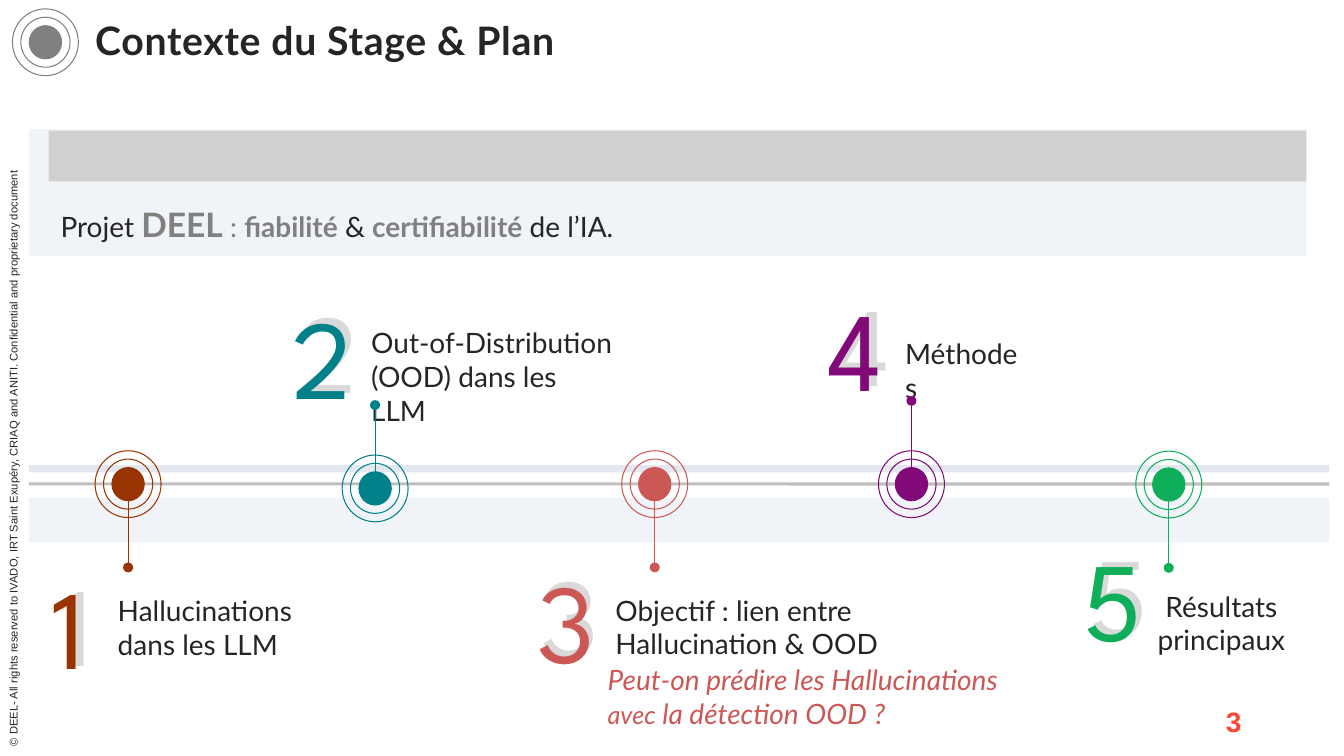
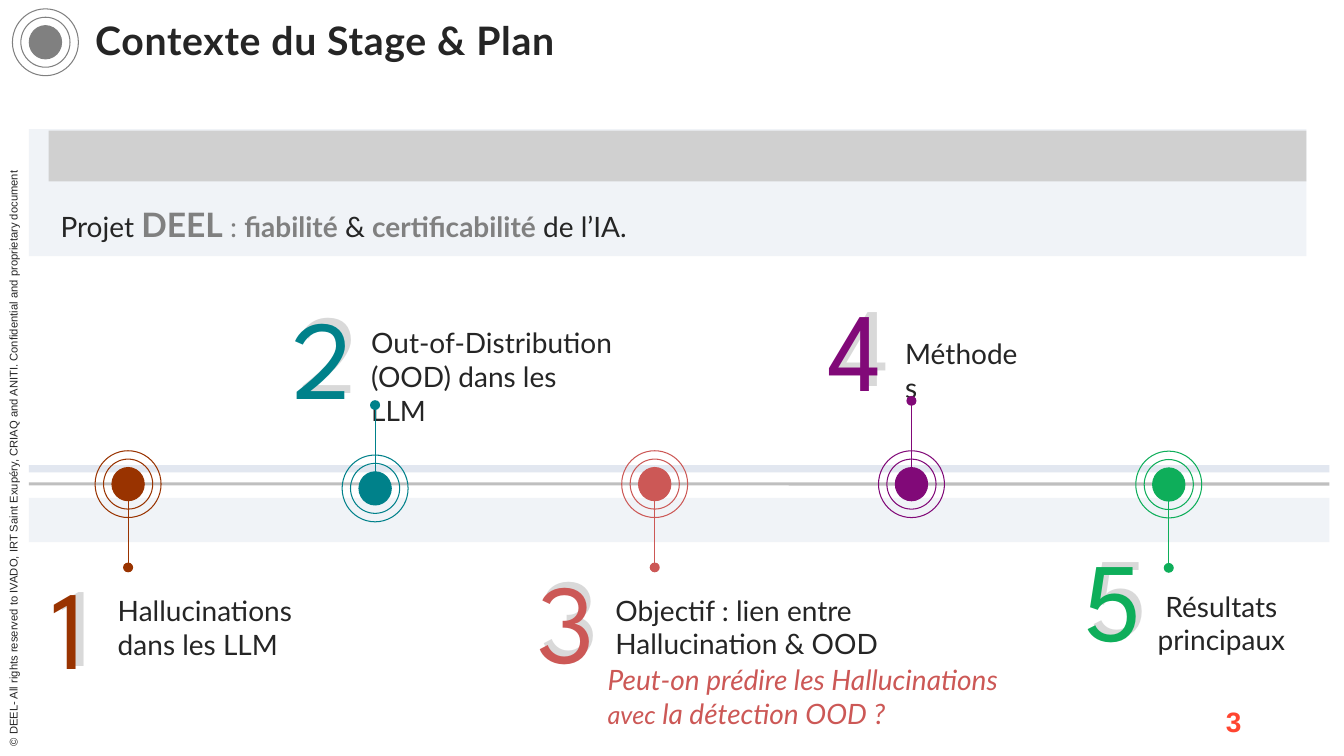
Before and after one commit to LilaR66/ood_for_hallucination_detection, a slide deck: slide 3 of submissions/Roig_Lila_Presentation_Stage_MVA.pptx. Drawn at 1344x756 pixels with LibreOffice and Linux fonts; fonts in the diff are those of the drawing; grey boxes stand for pictures; background and template pictures are left out. Boxes give left, top, right and bottom in pixels: in the first picture for what was removed or moved away, otherwise in the second. Text is boxed around its words. In the diff, an @@ line names an element or a change of style, - is before the commit and + after.

```diff
--- a/submissions/Roig_Lila_Presentation_Stage_MVA.pptx
+++ b/submissions/Roig_Lila_Presentation_Stage_MVA.pptx
@@ text at box(61, 213, 627, 242): text changed @@
-Projet DEEL : fiabilité & certifiabilité de l’IA.
+Projet DEEL : fiabilité & certificabilité de l’IA.
```
Also in this commit, not shown: 4 other slides changed, 1 other file.
